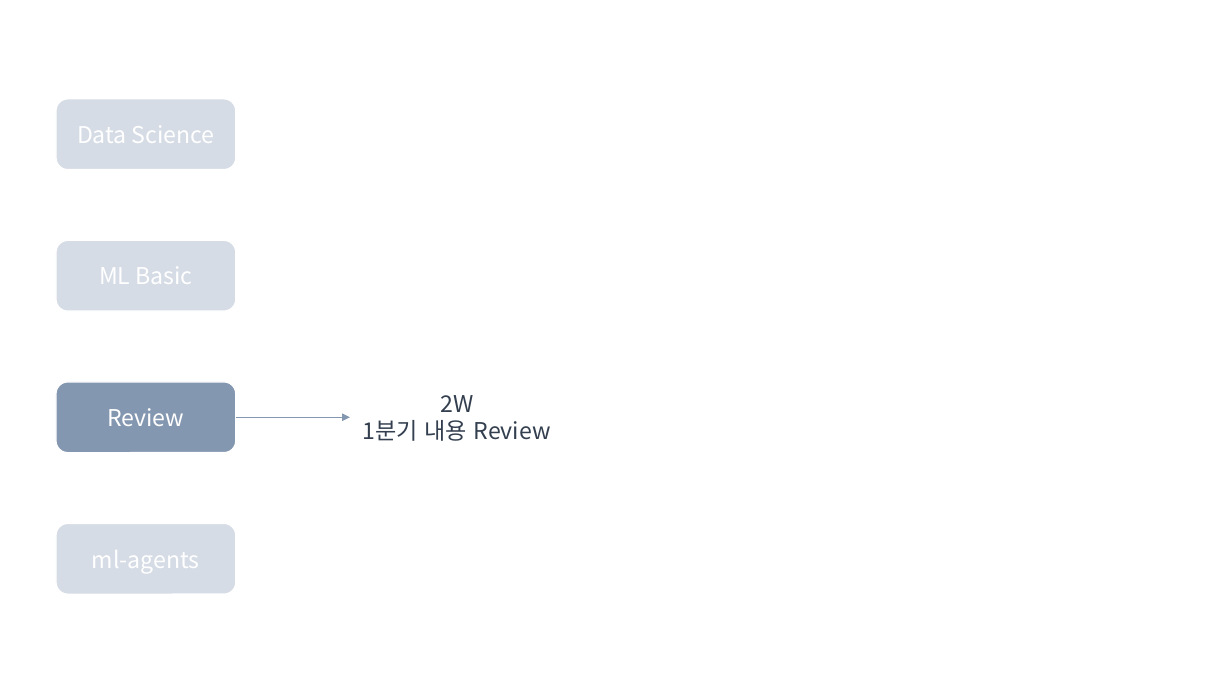
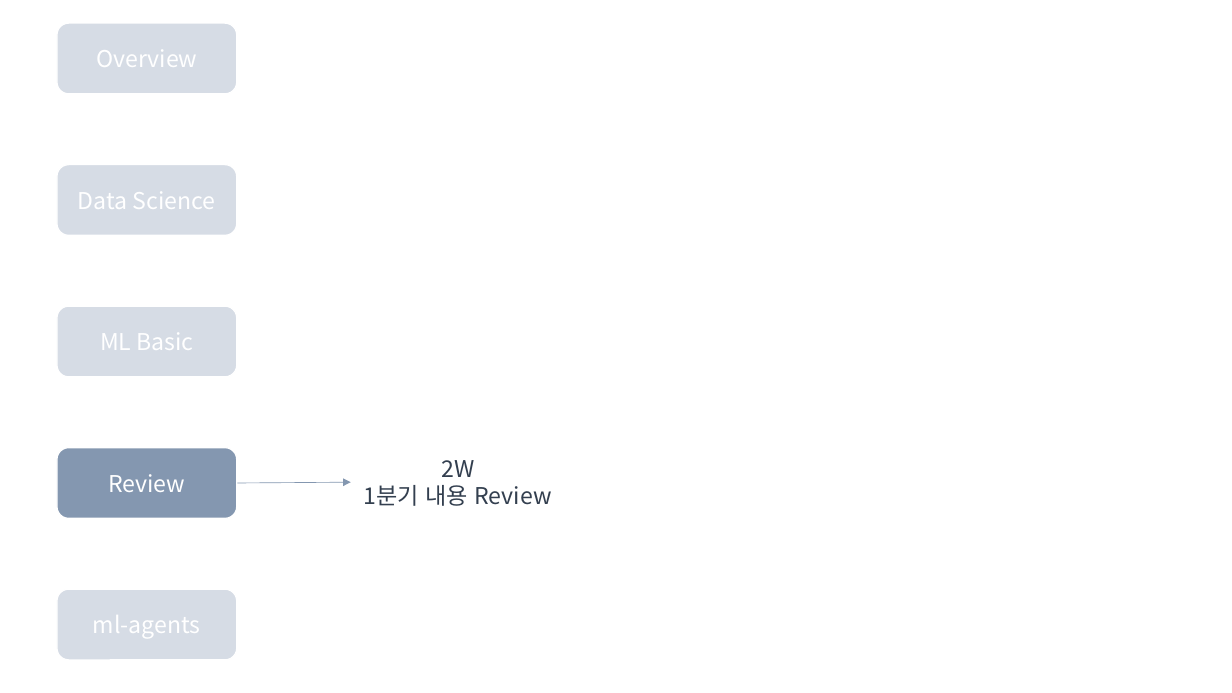
Before and after one commit to Linejin/ai_study, a slide deck: slide 29 of planning/AI seminar.pptx (slide 24 before the commit). Drawn at 1232x693 pixels with LibreOffice and Linux fonts; fonts in the diff are those of the drawing. Boxes give left, top, right and bottom in pixels: in the first picture for what was removed or moved away, otherwise in the second. Text is boxed around its words. In the diff, an @@ line names an element or a change of style, - is before the commit and + after.

```diff
--- a/planning/AI seminar.pptx
+++ b/planning/AI seminar.pptx
@@ rounded rectangle added at box(57, 23, 238, 94), fill #D6DCE5, outline #FFFFFF 1 pt, 18 pt, text #FFFFFF @@
+Overview
@@ 4 rounded rectangles, 1 text, 1 arrow: place and size @@
-4 rounded rectangles, 1 text, 1 arrow at box(56, 99, 551, 594)
+4 rounded rectangles, 1 text, 1 arrow at box(57, 165, 552, 661)
```
Also in this commit, not shown: 14 other slides changed, 11 slides added, 6 slides removed.
